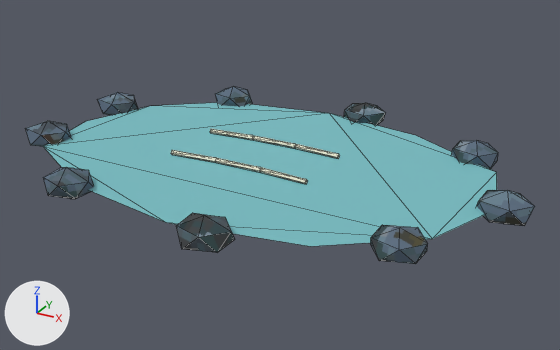
Renders of the glTF model ArenaTaticaUnity/Assets/ArenaTatica/Resources/Models/Mapa/pedreira/enfeite_lago.glb from each side of a commit.
One viewpoint serves both versions: a camera (50 mm lens) standing at (1.075, -1.838, 0.918) and looking at (0.065, -0.001, -0.001). Arrows for +X, +Y and +Z are at lower left; the lights stay in place. The first picture is the older version. Mesh edges are drawn as thin lines.

The scene before the commit, as lines of its bpy script (objects in view):
```python
mat_pedreira_pedra = bpy.data.materials.new('pedreira_pedra')
mat_pedreira_pedra.use_nodes = True; mat_pedreira_pedra.node_tree.nodes.clear()
_N = mat_pedreira_pedra.node_tree.nodes; _L = mat_pedreira_pedra.node_tree.links
n0 = _N.new('ShaderNodeBsdfPrincipled'); n0.name = 'Principled BSDF'
n0.inputs[2].default_value = 0.9  # 'Roughness'
n1 = _N.new('ShaderNodeOutputMaterial'); n1.name = 'Material Output'
n2 = _N.new('ShaderNodeMix'); n2.name = 'Mix'
n2.data_type = 'RGBA'
n2.blend_type = 'MULTIPLY'
n2.inputs[0].default_value = 1.0  # 'Factor'
n3 = _N.new('ShaderNodeVertexColor'); n3.name = 'Color Attribute'
n4 = _N.new('ShaderNodeTexImage'); n4.name = 'Image Texture'
n4.image = img_pedreira_pedra
n4.interpolation = 'Closest'
_L.new(n0.outputs[0], n1.inputs[0])  # 'BSDF' to 'Surface'
_L.new(n2.outputs[2], n0.inputs[0])  # 'Result' to 'Base Color'
_L.new(n3.outputs[0], n2.inputs[7])  # 'Color' to 'B'
_L.new(n4.outputs[0], n2.inputs[6])  # 'Color' to 'A'
me_lago = bpy.data.meshes.new('lago')
me_lago.from_pydata(...)  # 168 vertices, 262 faces; spans x -0.75..0.79, y -0.55..0.54, z 0.0..0.1
# faces by material slot: [10, 180, 72]
me_lago.materials.append(mat_pedreira_agua_emissivo)
me_lago.materials.append(mat_pedreira_pedra)
me_lago.materials.append(mat_pedreira_creme)
ob_pedreira_enfeite_lago = bpy.data.objects.new('pedreira_enfeite_lago', me_lago)
ob_pedreira_enfeite_lago.location = (0.0, 0.0, 0.0)
```
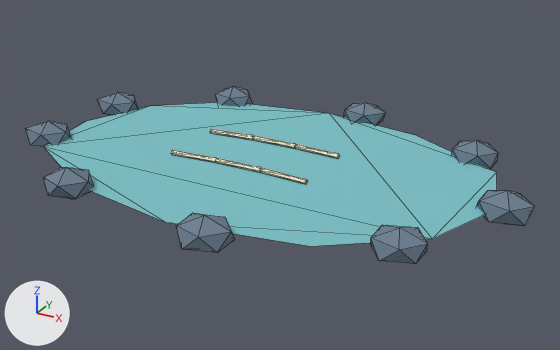
The change, as a list of edits to the scene's bpy script:
```text
Change mat_pedreira_pedra:
    where n0 = _N.new('ShaderNodeBsdfPrincipled'); n0.name = 'Principled BSDF'
    n0.inputs[2].default_value: 0.9 -> 0.88  # 'Roughness'
    where n2 = _N.new('ShaderNodeMix'); n2.name = 'Mix'
    add n2.inputs[7].default_value = (0.15, 0.21, 0.28, 1.0)  # 'B', greyish blue #6c7e90
    remove n4 = _N.new('ShaderNodeTexImage'); n4.name = 'Image Texture'
    remove n4.image = img_pedreira_pedra
    remove n4.interpolation = 'Closest'
    where n3 = _N.new('ShaderNodeVertexColor'); n3.name = 'Color Attribute'
    remove _L.new(n3.outputs[0], n2.inputs[7])  # 'Color' to 'B'
    remove _L.new(n4.outputs[0], n2.inputs[6])  # 'Color' to 'A'
    add _L.new(n3.outputs[0], n2.inputs[6])  # 'Color' to 'A'
```

Changed parts and their boxes (x1, y1, x2, y2) in the pictures (560 x 350 px):
'pedreira_enfeite_lago', surface changed
    both: (25, 86, 534, 264)
